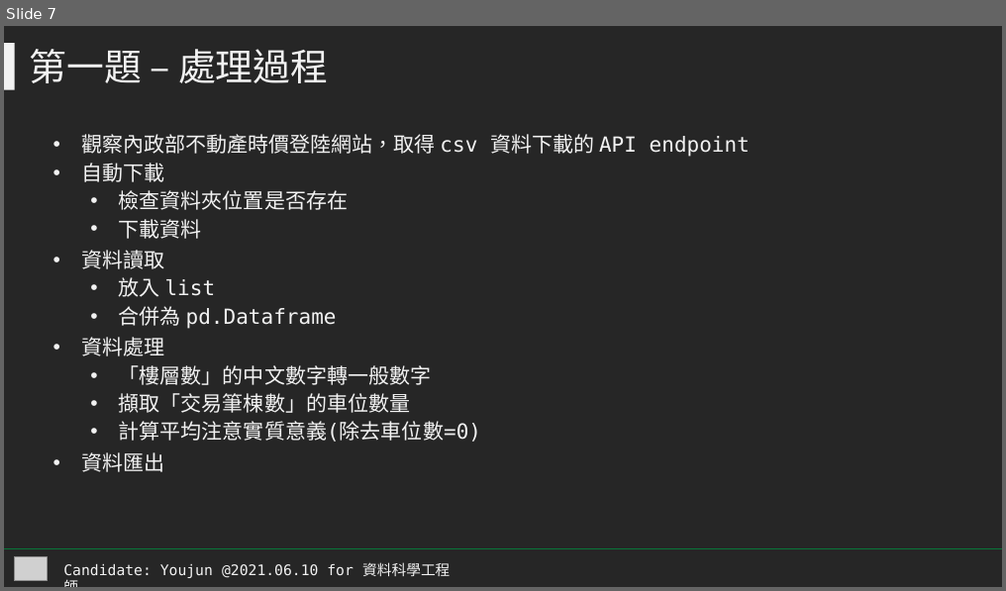
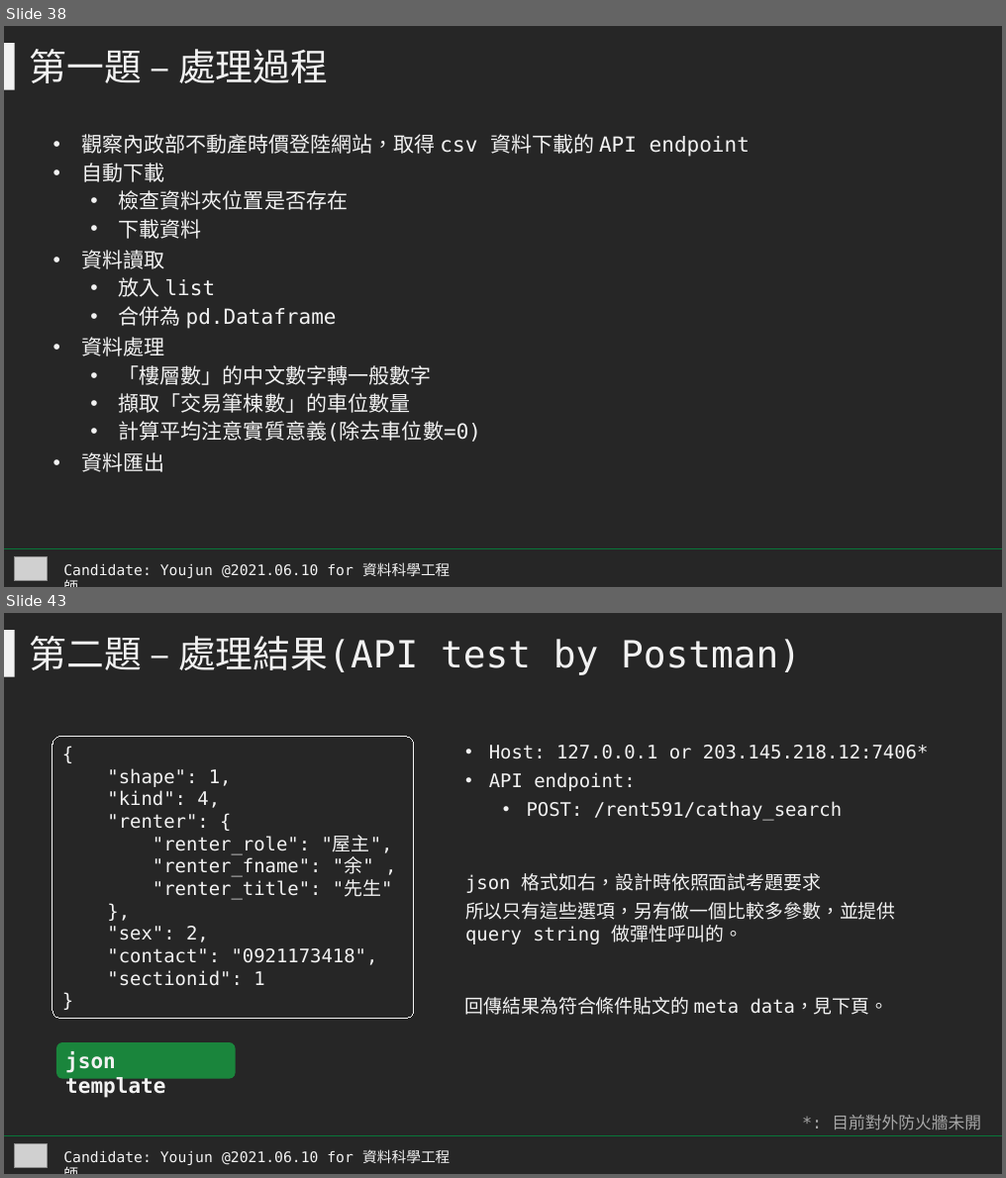
Before and after one commit to littlefish0331/cathay_intervie_591, a slide deck: report_youjun.pptx. Shown one above the other, each under a label of ours: slide 7 before the commit, slides 38 and 43 after it; the slides between them are not shown. The pictures are 1006x591 and 1006x1178 pixels, drawn with LibreOffice and Linux fonts; fonts in the diff are those of the drawing; grey boxes stand for pictures. Boxes give left, top, right and bottom in pixels: in the first picture for what was removed or moved away, otherwise in the second. Text is boxed around its words. In the diff, an @@ line names an element or a change of style, - is before the commit and + after.

```diff
--- a/report_youjun.pptx
+++ b/report_youjun.pptx
@@ slide 43 added at box(4, 613, 1002, 1174), background #262626 @@
@@ rectangle added at box(4, 630, 15, 677), fill #F2F2F2 @@
@@ text added at box(30, 636, 801, 675), 36 pt, text #F2F2F2 @@
+第二題 – 處理結果(API test by Postman)
@@ rounded rectangle added at box(53, 736, 414, 1018), outline #F2F2F2 0.75 pt, 18 pt, text #F2F2F2 @@
+{
+"shape": 1,
+"kind": 4,
+"renter": {
+"renter_role": "屋主",
+"renter_fname": "余" ,
+"renter_title": "先生"
+},
+"sex": 2,
+"contact": "0921173418",
+"sectionid": 1
+}
@@ text added at box(489, 745, 929, 821), 18 pt, text #F2F2F2 @@
+• Host: 127.0.0.1 or 203.145.218.12:7406*
+• API endpoint:
+  • POST: /rent591/cathay_search
@@ text added at box(465, 873, 896, 945), 18 pt, text #F2F2F2 @@
+json 格式如右，設計時依照面試考題要求
+所以只有這些選項，另有做一個比較多參數，並提供 query string 做彈性呼叫的。
@@ text added at box(465, 997, 889, 1015), 18 pt, text #F2F2F2 @@
+回傳結果為符合條件貼文的 meta data，見下頁。
@@ rounded rectangle added at box(56, 1043, 236, 1078), fill #1A853C, 20 pt, text #F2F2F2, bold @@
+json template
@@ text added at box(832, 1115, 981, 1131), 16 pt, text #A6A6A6 @@
+*: 目前對外防火牆未開
@@ line added from (4, 1137) to (1002, 1137), #087639 0.5 pt @@
@@ picture added at box(14, 1145, 47, 1167) @@
@@ text added at box(63, 1150, 450, 1165), 14 pt, text #F2F2F2 @@
+Candidate: Youjun @2021.06.10 for 資料科學工程師
@@ what was slide 7 is now slide 38 @@
```
Also in this commit, not shown: 30 other slides added, 3 slides removed, 14 other files.
